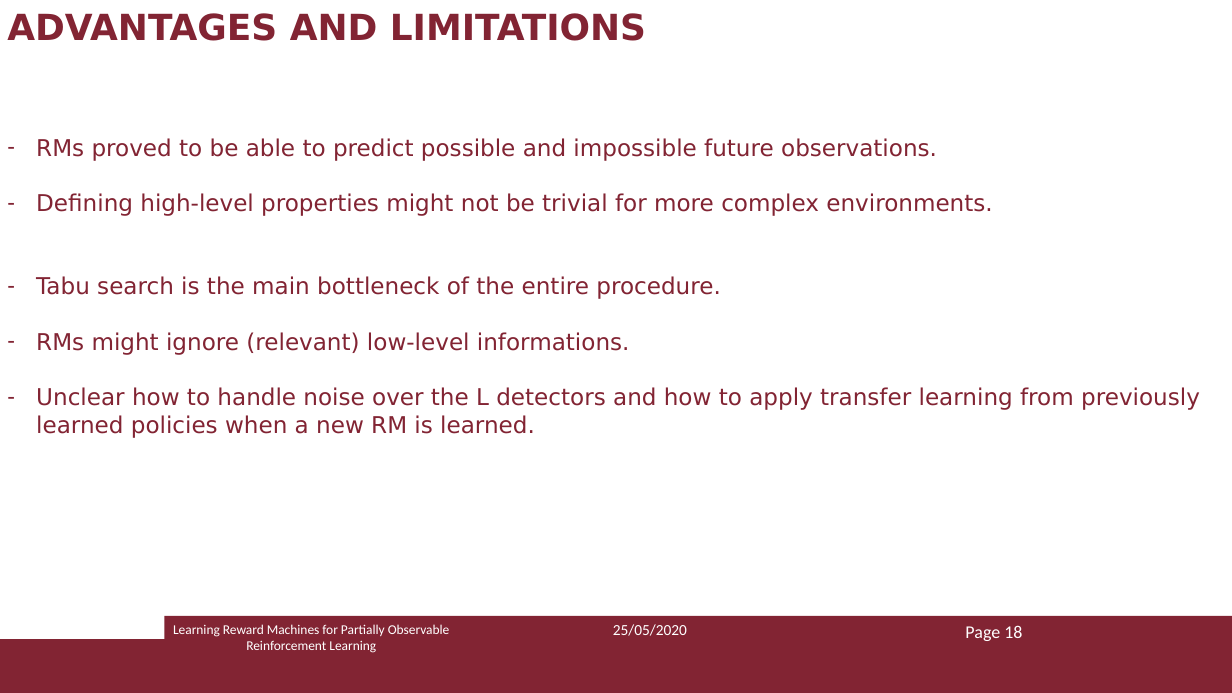
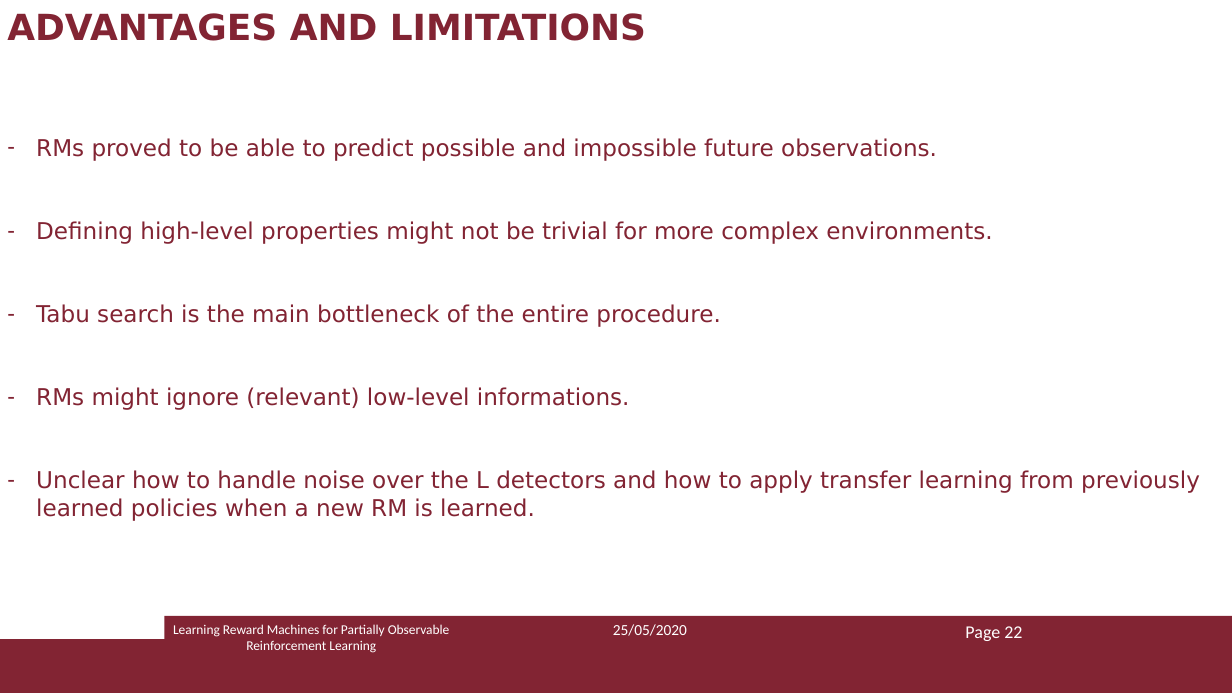
Before and after one commit to Marvet94/reasoning_agents_project_2020, a slide deck: slide 22 of ra_presentazione.pptx. Drawn at 1232x693 pixels with LibreOffice and Linux fonts; fonts in the diff are those of the drawing. Boxes give left, top, right and bottom in pixels: in the first picture for what was removed or moved away, otherwise in the second. Text is boxed around its words. In the diff, an @@ line names an element or a change of style, - is before the commit and + after.

```diff
--- a/ra_presentazione.pptx
+++ b/ra_presentazione.pptx
@@ text "RMs proved to be able ..." rewrapped from [36,138,1200,438] to [36,138,1200,521] @@
@@ text at [965,626,1022,641]: text changed @@
-Page 18
+Page 22
```
Also in this commit, not shown: 23 other slides changed, 1 other file.
